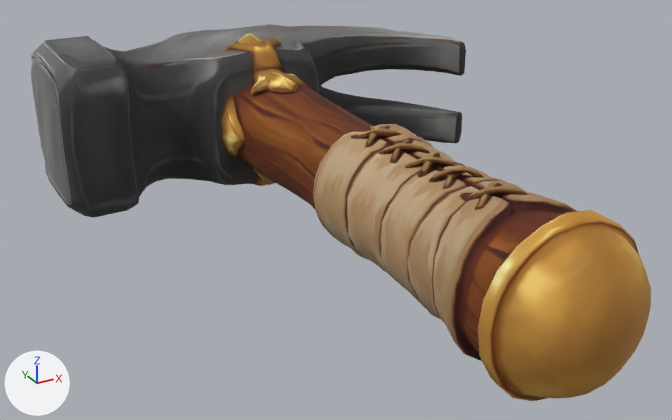
A saved change to the FBX model Assets/Resources/Kemono/Handheld/Tool_Hammer_Stone.fbx.
Camera for both pictures: a 50 mm lens placed at (-0.201, -0.264, 0.153), pointed at (-0.012, 0.079, -0.019). Lighting does not change. The marker at lower left points along +X, +Y and +Z. The first picture is the older version. Vertices at exactly the same position are counted once.

Objects in the first picture: 'Tool_Hammer_Stone'.
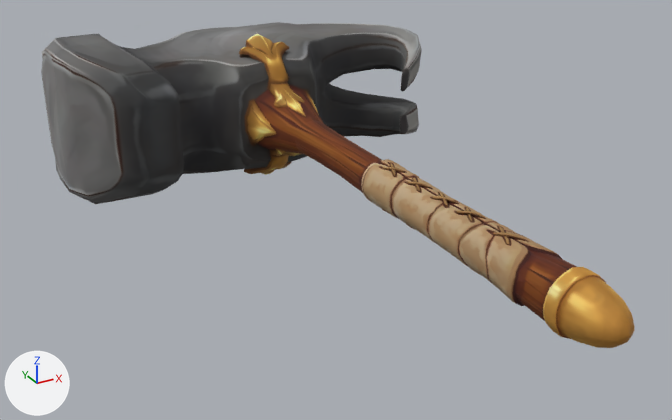
Pixel boxes (x1, y1, x2, y2) of what changed, in the pictures (672 x 420 px; the box of a moved part takes in the faces that stretch with it):
'Tool_Hammer_Stone', reshaped (13% shorter): before (31, 24, 651, 401); after (41, 22, 635, 348)
part 1 of me_tool_hammer_stone, moved or reshaped: before (365, 125, 388, 147); after (390, 163, 396, 177)
part 2 of me_tool_hammer_stone, moved or reshaped: before (356, 128, 400, 138); after (382, 167, 405, 173)
part 3 of me_tool_hammer_stone, moved or reshaped: before (381, 143, 429, 154); after (406, 181, 433, 189)
part 4 of me_tool_hammer_stone, moved or reshaped: before (391, 140, 411, 163); after (412, 178, 421, 192)
part 5 of me_tool_hammer_stone, moved or reshaped: before (407, 157, 456, 167); after (431, 196, 458, 204)
part 6 of me_tool_hammer_stone, moved or reshaped: before (421, 152, 440, 176); after (438, 192, 449, 207)
part 7 of me_tool_hammer_stone, moved or reshaped: before (444, 167, 465, 188); after (465, 207, 473, 222)
part 8 of me_tool_hammer_stone, moved or reshaped: before (431, 168, 483, 181); after (456, 211, 486, 219)
part 9 of me_tool_hammer_stone, moved or reshaped: before (476, 182, 500, 209); after (498, 226, 510, 245)
part 10 of me_tool_hammer_stone, moved or reshaped: before (468, 186, 528, 200); after (493, 232, 527, 241)
part 11 of me_tool_hammer_stone, moved or reshaped: before (31, 24, 651, 401); after (41, 22, 635, 348)

What the commit changed:
me_tool_hammer_stone is used by ob_tool_hammer_stone; location (0.0, 0.0, 0.0).
me_tool_hammer_stone had 2670 vertices, 5084 faces and spanned x -0.113..0.113, y -0.088..0.252, z -0.042..0.042.
me_tool_hammer_stone now has 2670 vertices, 5084 faces and spans x -0.107..0.099, y -0.088..0.252, z -0.04..0.041.
me_tool_hammer_stone part 1: the loose piece of 38 vertices spanning x -0.019..0.001, y 0.041..0.057, z 0.023..0.029 is scaled about its middle by (0.358, 1, 0.358), then moved by (0.008, 0.0, -0.016).
me_tool_hammer_stone part 2: the loose piece of 38 vertices spanning x -0.019..0.0, y 0.042..0.054, z 0.023..0.029 is scaled about its middle by (0.358, 1, 0.358), then moved by (0.008, 0.0, -0.017).
me_tool_hammer_stone part 3: the loose piece of 40 vertices spanning x -0.017..0.0, y 0.023..0.036, z 0.022..0.029 is scaled about its middle by (0.358, 1, 0.358), then moved by (0.008, 0.0, -0.016).
me_tool_hammer_stone part 4: the loose piece of 34 vertices spanning x -0.018..0.0, y 0.023..0.038, z 0.022..0.028 is scaled about its middle by (0.358, 1, 0.358), then moved by (0.008, 0.0, -0.016).
me_tool_hammer_stone part 5: the loose piece of 38 vertices spanning x -0.016..0.0, y 0.005..0.017, z 0.023..0.029 is scaled about its middle by (0.358, 1, 0.358), then moved by (0.007, 0.0, -0.016).
me_tool_hammer_stone part 6: the loose piece of 38 vertices spanning x -0.016..0.001, y 0.005..0.019, z 0.022..0.029 is scaled about its middle by (0.358, 1, 0.358), then moved by (0.007, 0.0, -0.016).
me_tool_hammer_stone part 7: the loose piece of 37 vertices spanning x -0.018..0.001, y -0.012..0.001, z 0.022..0.029 is scaled about its middle by (0.358, 1, 0.358), then moved by (0.008, 0.0, -0.016).
me_tool_hammer_stone part 8: the loose piece of 35 vertices spanning x -0.016..0.0, y -0.012..0.0, z 0.024..0.03 is scaled about its middle by (0.358, 1, 0.358), then moved by (0.007, 0.0, -0.017).
me_tool_hammer_stone part 9: the loose piece of 38 vertices spanning x -0.021..0.001, y -0.036..-0.019, z 0.024..0.03 is scaled about its middle by (0.358, 1, 0.358), then moved by (0.008, 0.0, -0.017).
me_tool_hammer_stone part 10: the loose piece of 39 vertices spanning x -0.017..0.001, y -0.037..-0.022, z 0.024..0.031 is scaled about its middle by (0.358, 1, 0.358), then moved by (0.007, 0.0, -0.018).
me_tool_hammer_stone part 11: 1924 of 2670 vertices moved; they spanned x -0.113..0.113, y -0.088..0.252, z -0.042..0.042 and now span x -0.107..0.099, y -0.088..0.252, z -0.04..0.041; mean shift (0.005, 0.0, 0.0); largest move (0.109, 0.151, -0.013) -> (0.069, 0.151, -0.007).
Other edits to the shape of me_tool_hammer_stone do not show in these pictures.
